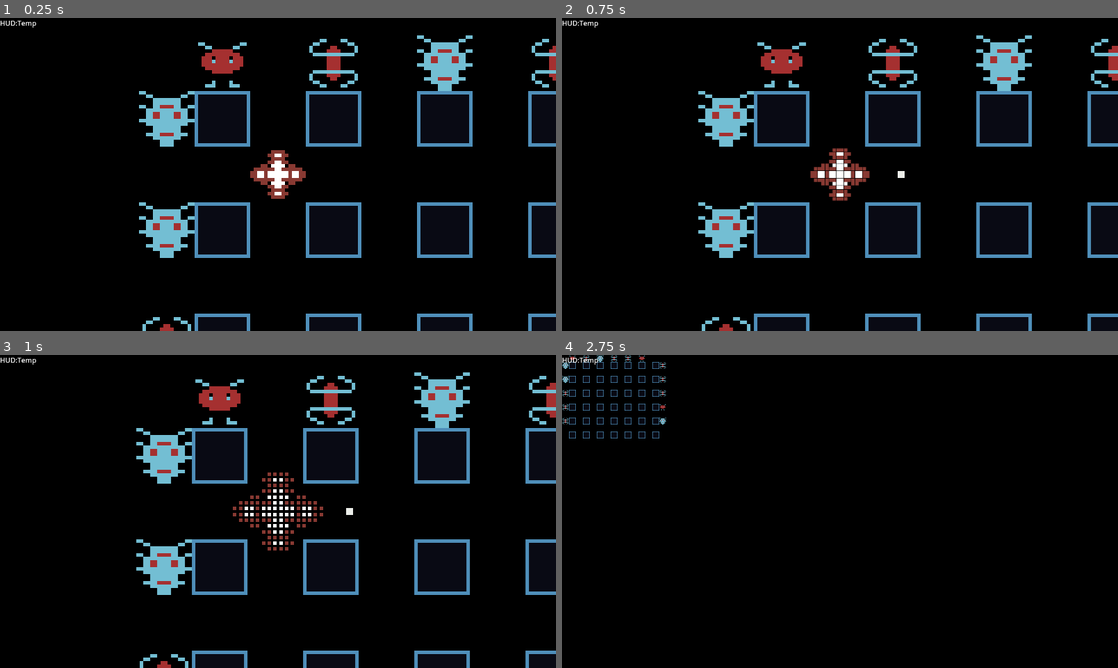
Above: before the commit, frames 1-4 (two rows, left to right).
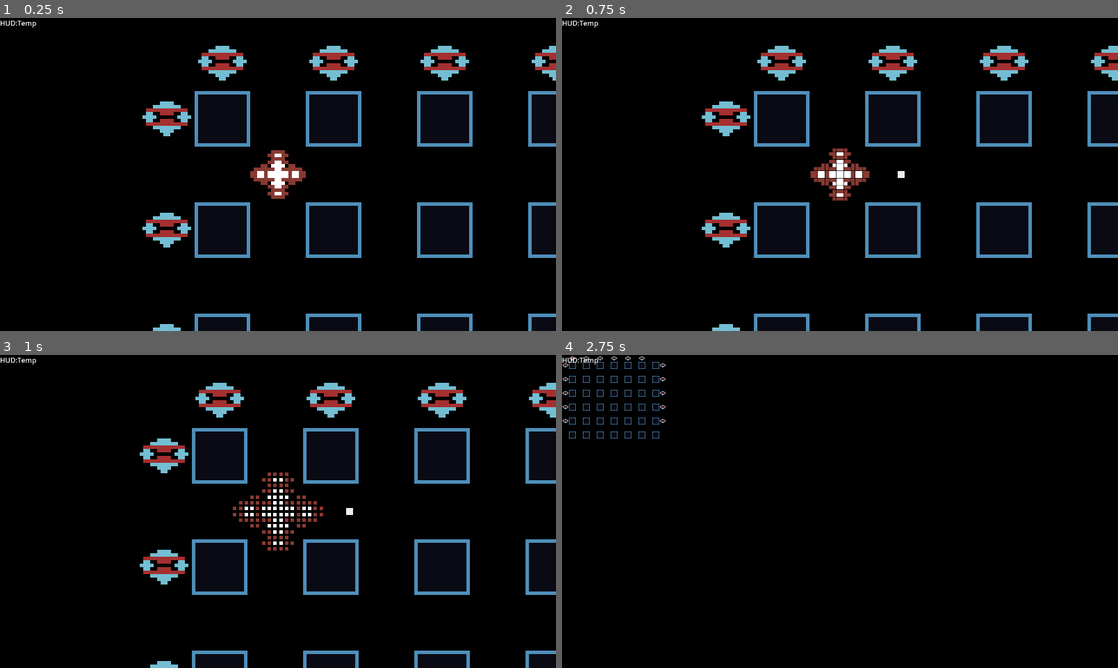
Above: after the commit, the same moments.

Repository: shoggoth/Crossfire
Game: Godot game, scene res://scene/world.tscn
Same seed, same stepped clock (60 frames per second), same inputs: the game is played once before the commit and once after it. The project has no main scene, so this scene is started directly.
Inputs:
- Up to frame 1 (0.25 s): no input
- Up to frame 2 (0.75 s): tap Enter (fire) at 0.5 s; hold D (right) from 0.53 s (still down); tap Shift (bomb) at 0.6 s
- Up to frame 3 (1 s): keep holding D (right)
- Up to frame 4 (2.75 s): release D (right) at 1.28 s; hold S (down) 1.28-2.03 s; tap Enter (fire) at 1.35 s; hold D (right) from 2.03 s (still down); tap Shift (bomb) at 2.1 s

The runs differ from the first frame. In frame 1, 4.0% of the frame differs, in the area x 25-100%, y 5-100%; in frame 2, 4.0%, in the area x 24-100%, y 5-100%; in frame 3, 4.0%; in frame 4, 0.2%.

Commit message:
Enemies respawn

Diff:
--- a/scene/enemy.gd
+++ b/scene/enemy.gd
@@ -3,6 +3,7 @@
 
 @export var type = 0
 
+var spawn_pos: Vector2
 var destroyed: Callable
 
 
--- a/scene/enemy.tscn
+++ b/scene/enemy.tscn
@@ -226,7 +226,7 @@
 [node name="Sprite2D" type="Sprite2D" parent="."]
 material = SubResource("ShaderMaterial_fn5vs")
 texture = ExtResource("3_ggwwy")
-hframes = 3
+hframes = 4
 
 [node name="CollisionShape2D" type="CollisionShape2D" parent="."]
 visible = false
--- a/scene/world.tscn
+++ b/scene/world.tscn
@@ -56,12 +56,20 @@
 	for y in range(1, grid_size.y - 2, 2): spawn(Vector2(grid_size.x - 1, y))
 
 
-func spawn(pos: Vector2):
+func spawn(pos: Vector2, type: int = 0):
 	var e: Enemy = enemy_scene.instantiate()
-	e.position = Vector2(0, 0) + pos * grid_spacing
-	e.destroyed = func(_name): destroyed.emit(e)
-	e.type = randi_range(0, 2)
+	e.position = pos * grid_spacing
+	e.spawn_pos = pos
+	e.destroyed = func(_name): respawn(e)
+	e.type = type
 	add_child(e)
+
+
+func respawn(e: Enemy):
+	if e.type < 3:
+		spawn(e.spawn_pos, e.type + 1)
+	destroyed.emit(e)
+
 "
 
 [node name="World" type="Node2D"]
Binary file changed: ext/enemies.aseprite
Binary file changed: gfx/Enemies.png
Not shown, added: ext/crossfire.d64
